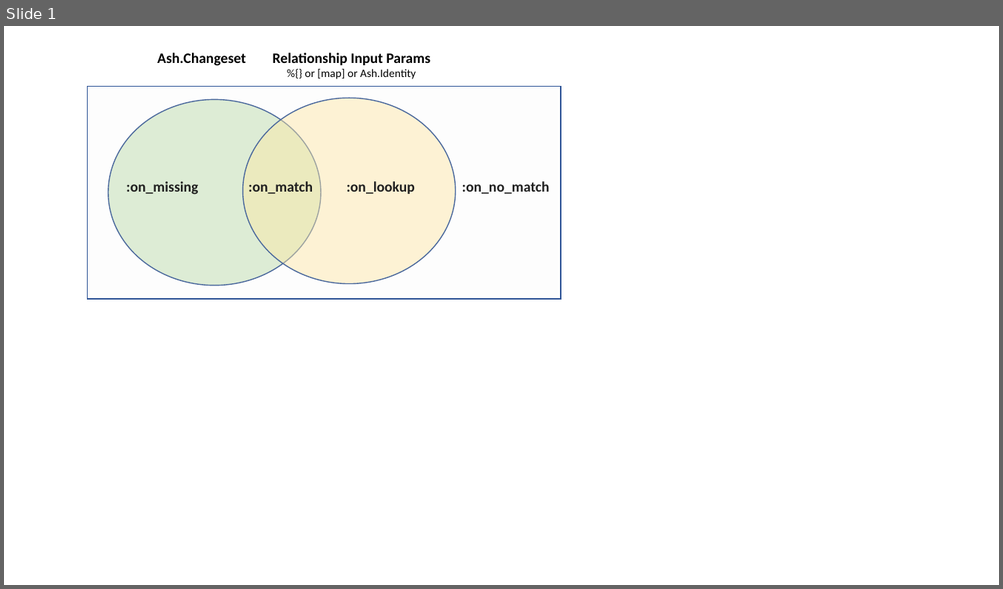
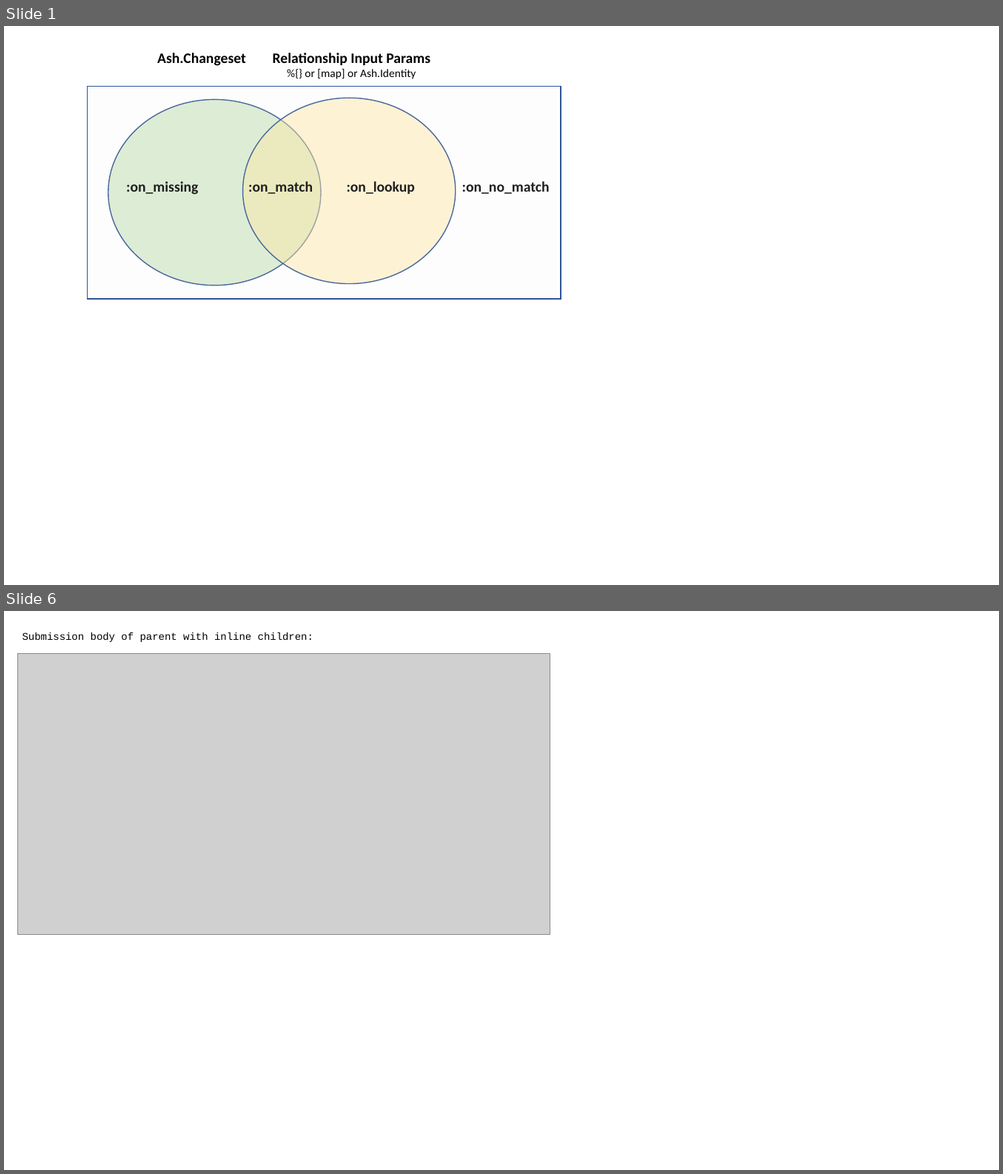
Before and after one commit to mrjbj/form_validator, a slide deck: notebook/Manage_Relationship.pptx. Shown one above the other, each under a label of ours: slide 1 before the commit, slides 1 and 6 after it; the slides between them are not shown. The pictures are 1003x589 and 1003x1174 pixels, drawn with LibreOffice and Linux fonts; fonts in the diff are those of the drawing; grey boxes stand for pictures. Boxes give left, top, right and bottom in pixels: in the first picture for what was removed or moved away, otherwise in the second. Text is boxed around its words. In the diff, an @@ line names an element or a change of style, - is before the commit and + after.

```diff
--- a/notebook/Manage_Relationship.pptx
+++ b/notebook/Manage_Relationship.pptx
@@ slide 6 added at box(4, 611, 999, 1170), background #FFFFFF @@
@@ text added at box(22, 632, 313, 642), 10 pt, text #000000 @@
+Submission body of parent with inline children:
@@ picture added at box(17, 653, 549, 935) @@
```
Also in this commit, not shown: 6 other slides added, 1 other file.
